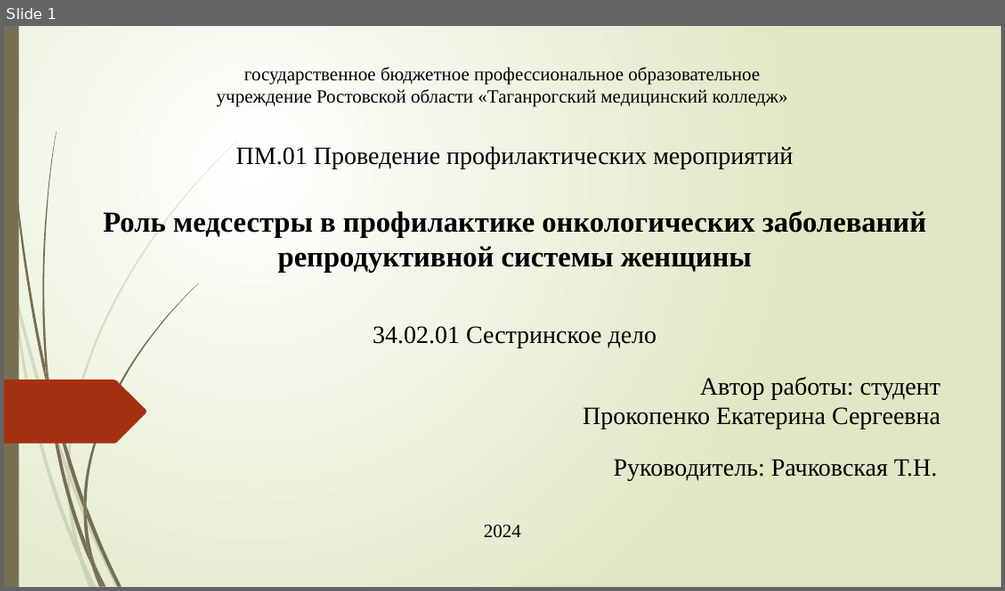
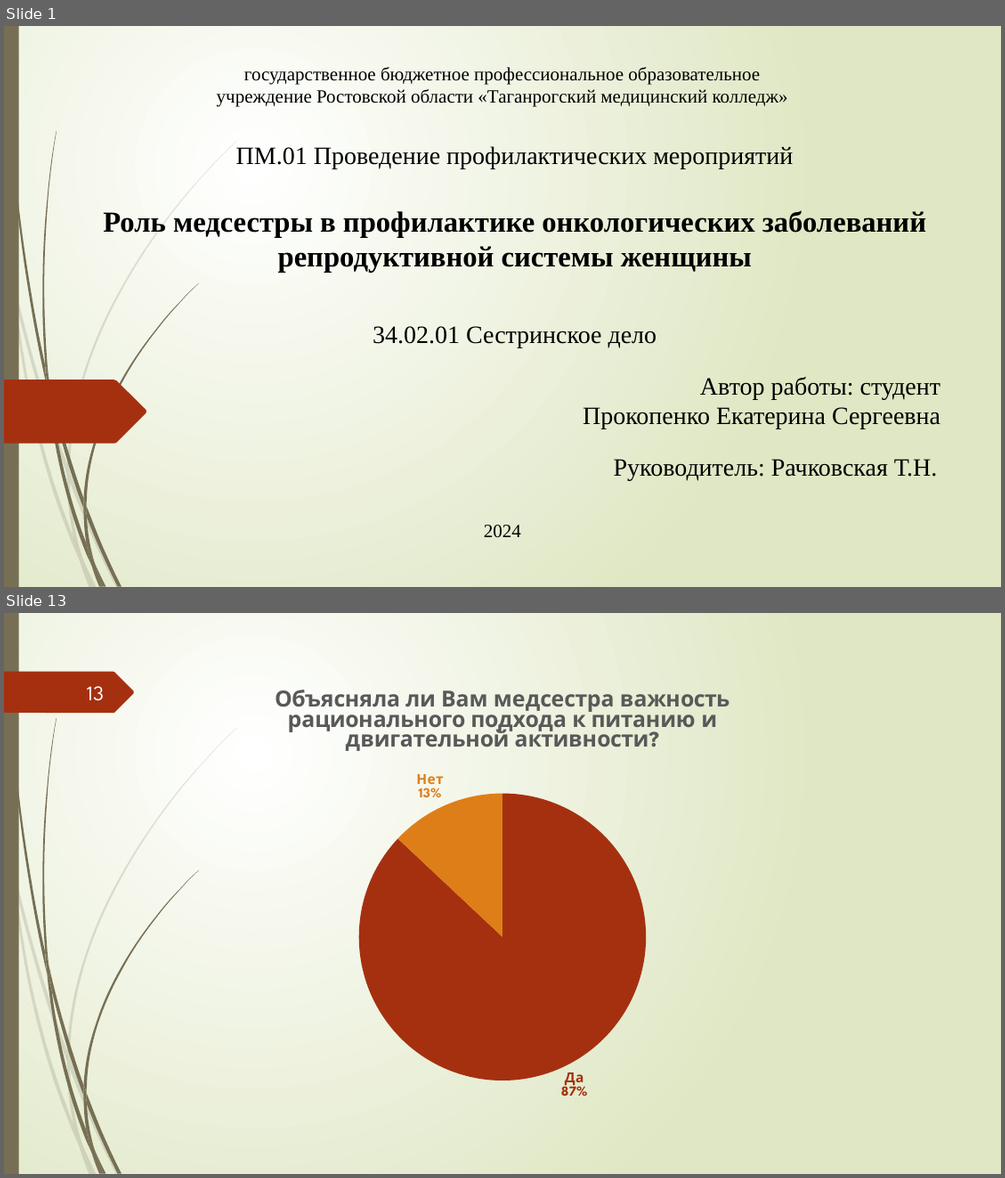
Before and after one commit to cottarius/kate-kurs, a slide deck: ProkopenkoES.pptx. Shown one above the other, each under a label of ours: slide 1 before the commit, slides 1 and 13 after it; the slides between them are not shown. The pictures are 1005x591 and 1005x1178 pixels, drawn with LibreOffice and Linux fonts; fonts in the diff are those of the drawing. Boxes give left, top, right and bottom in pixels: in the first picture for what was removed or moved away, otherwise in the second. Text is boxed around its words. In the diff, an @@ line names an element or a change of style, - is before the commit and + after.

```diff
--- a/ProkopenkoES.pptx
+++ b/ProkopenkoES.pptx
@@ slide 13 added at (4, 613, 1001, 1174), background gradient #FFFFFF to #DFE8C4; not listed: 23 template elements that a slide beside it also shows @@
@@ freeform shape added at (4, 672, 134, 713), fill #A53010 @@
@@ page number added at (87, 686, 104, 701), 20 pt, text #FEFFFF @@
+13
@@ pie chart added at (170, 672, 834, 1116) @@
+title "Объясняла ли Вам медсестра важность рационального подхода к питанию и двигательной активности?"
+categories: Да, Нет
+Объясняла ли Вам медсестра важность рационального подхода к питанию и двигательной активности?: 87, 13
```
Also in this commit, not shown: 1 slide changed, 14 other slides added, 2 other files.
